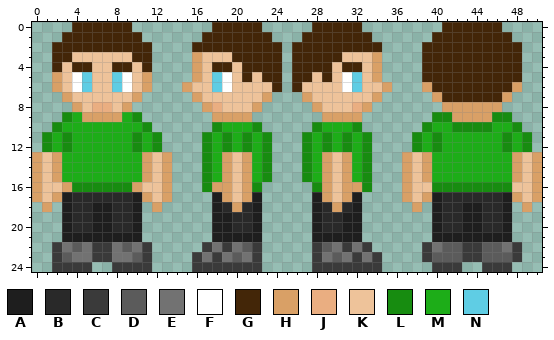
Two states of a pixel-art sprite, Assets/Sprites/NPC/BuyerNPC.png. Above is the file before it was changed.
The file is 51x25 pixels.
Palette (. is transparent): A #1e1e1e  B #292929  C #3a3a3a  D #5b5b5b  E #727272  F #ffffff  G #432608  H #d9a066  J #eaae81  K #eec39a  L #178c10  M #1dad18  N #5fcde4
Pixels before, first column x 0:
 0 ....GGGGGG........GGGGG.....GGGGG........GGGGGG....
 1 ...GGGGGGGG......GGGGGGG...GGGGGGG......GGGGGGGG...
 2 ..GGGGGGGGGG....GGGGGGGGG.GGGGGGGGG....GGGGGGGGGG..
 3 ..GGKKKKKKGG....HKKKGGGGG.GGGGGKKKH....GGGGGGGGGG..
 4 ..GKGGKKGGKG....HKGGKGGGG.GGGGKGGKH....GGGGGGGGGG..
 5 ..HKFNKKNFKH....HKNFKGKGG.GGKGKFNKH....GGGGGGGGGG..
 6 ..HKFNKKNFKH...HKKNFKKKKG.GKKKKFNKKH...HGGGGGGGGH..
 7 ...HKKKKKKH.....HKKKKKKH...HKKKKKKH.....HGGGGGGH...
 8 ....HKJJKH.......HJKKKH.....HKKKJH.......HHHHHH....
 9 ...LMHHHHML.......HHHH.......HHHH.......LLHHHHLL...
10 ..LMMMMMMMML......LMMML.....LMMML......LMMLLLLMML..
11 .LMLMMMMMMLML....LMLMLML...LMLMLML....LMLMMMMMMLML.
12 .LMLMMMMMMLML....LMLMLML...LMLMLML....LMLMMMMMMLML.
13 HKHMMMMMMMMHKH...LMHKHML...LMHKHML...HKHMMMMMMMMHKH
14 HKHMMMMMMMMHKH...LMHKHML...LMHKHML...HKHMMMMMMMMHKH
15 HKHMMMMMMMMHKH...LMHKHML...LMHKHML...HKHMMMMMMMMHKH
16 HKKHLLLLLLHKKH...LHHKHL.....LHKHHL...HKKLLLLLLLLKKH
17 HKHABBBBBBAHKH....AHKHA.....AHKHA....HKHABBBBBBAHKH
18 .H.ABBAABBA.H.....ABHBA.....ABHBA.....H.ABBAABBA.H.
19 ...ABBAABBA.......AABBA.....ABBAA.......ABBAABBA...
20 ...ABBAABBA.......AABBA.....ABBAA.......ABBAABBA...
21 ...AAAAAAAA.......AAAAA.....AAAAA.......AAAAAAAA...
22 ..CEDECCEDEC.....CECEDC.....CDECEC.....CEDDCCDDEC..
23 ..CDEECCEEDC....CECEDEC.....CEDECEC....CDDDCCDDDC..
24 ..CCCC..CCCC....CCCCCCC.....CCCCCCC.....CCC..CCC...
New version:
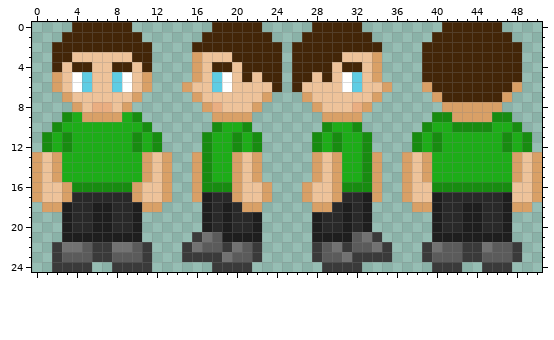
Change:
{"y":10,"x":21,"old":"ML","new":"L."}
{"y":10,"x":28,"old":"LM","new":".L"}
{"y":11,"x":19,"old":"LMLML","new":"MLML."}
{"y":11,"x":27,"old":"LMLML","new":".LMLM"}
{"y":12,"x":19,"old":"LMLML","new":"MLML."}
{"y":12,"x":27,"old":"LMLML","new":".LMLM"}
{"y":13,"x":16,"old":".","new":"H"}
{"y":13,"x":19,"old":"HKHML","new":"MHKH."}
{"y":13,"x":27,"old":"LMHKH","new":".HKHM"}
{"y":13,"x":34,"old":".","new":"H"}
{"y":14,"x":16,"old":".","new":"H"}
{"y":14,"x":19,"old":"HKHML","new":"MHKH."}
{"y":14,"x":27,"old":"LMHKH","new":".HKHM"}
{"y":14,"x":34,"old":".","new":"H"}
{"y":15,"x":16,"old":".","new":"H"}
{"y":15,"x":19,"old":"HKHML","new":"MHKH."}
{"y":15,"x":27,"old":"LMHKH","new":".HKHM"}
{"y":15,"x":34,"old":".","new":"H"}
{"y":16,"x":16,"old":".","new":"H"}
{"y":16,"x":18,"old":"HHKHL.","new":"LLHKKH"}
{"y":16,"x":27,"old":".LHKHH","new":"HKKHLL"}
{"y":16,"x":34,"old":".","new":"H"}
{"y":17,"x":2,"old":"HA","new":"KH"}
{"y":17,"x":10,"old":"AH","new":"HK"}
{"y":17,"x":16,"old":"..AHKHA.","new":"HABBHKKH"}
{"y":17,"x":27,"old":".AHKHA..","new":"HKKHBBAH"}
{"y":17,"x":39,"old":"H","new":"K"}
{"y":17,"x":48,"old":"H","new":"K"}
{"y":18,"x":2,"old":".","new":"H"}
{"y":18,"x":11,"old":".","new":"H"}
{"y":18,"x":17,"old":".ABHBA","new":"ABABHH"}
{"y":18,"x":28,"old":"ABHBA.","new":"HHBABA"}
{"y":18,"x":39,"old":".","new":"H"}
{"y":18,"x":48,"old":".","new":"H"}
{"y":19,"x":17,"old":".A","new":"AB"}
{"y":19,"x":32,"old":"A.","new":"BA"}
{"y":20,"x":17,"old":".A","new":"AB"}
{"y":20,"x":32,"old":"A.","new":"BA"}
{"y":21,"x":16,"old":"..A","new":"CED"}
{"y":21,"x":32,"old":"A..","new":"DEC"}
{"y":22,"x":4,"old":"DE","new":"ED"}
{"y":22,"x":9,"old":"DE","new":"ED"}
{"y":22,"x":15,"old":"..CE","new":"CEDD"}
{"y":22,"x":32,"old":"EC..","new":"DDEC"}
{"y":22,"x":45,"old":"D","new":"E"}
{"y":22,"x":47,"old":"E","new":"D"}
{"y":23,"x":4,"old":"EE","new":"DD"}
{"y":23,"x":8,"old":"EE","new":"DD"}
{"y":23,"x":15,"old":".","new":"C"}
{"y":23,"x":17,"old":"E","new":"C"}
{"y":23,"x":21,"old":"E","new":"D"}
{"y":23,"x":29,"old":"E","new":"D"}
{"y":23,"x":33,"old":"E","new":"C"}
{"y":23,"x":35,"old":".","new":"C"}
{"y":24,"x":16,"old":"CC","new":".."}
{"y":24,"x":22,"old":"C","new":"."}
{"y":24,"x":28,"old":"C","new":"."}
{"y":24,"x":33,"old":"CC","new":".."}
